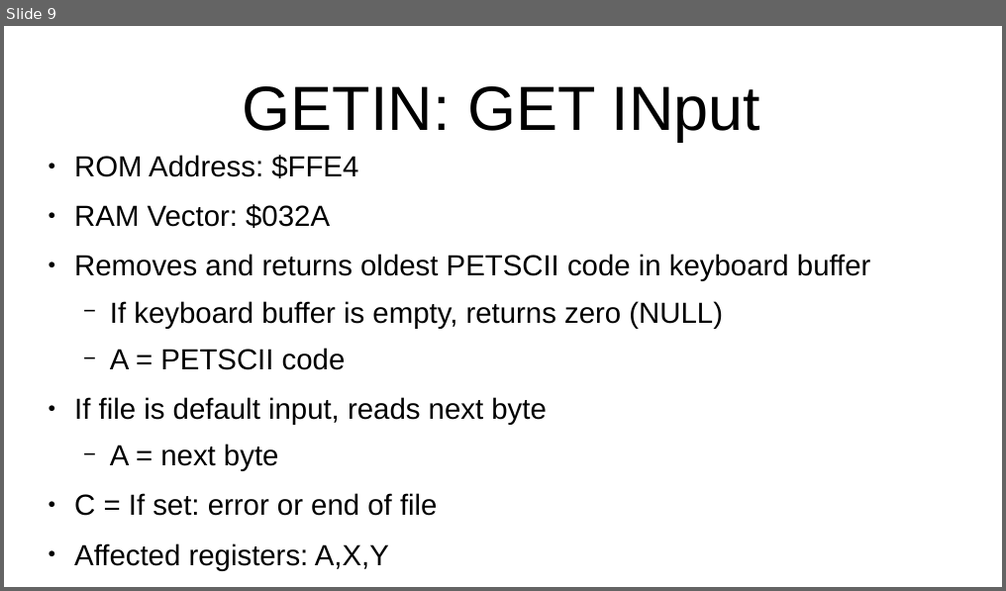
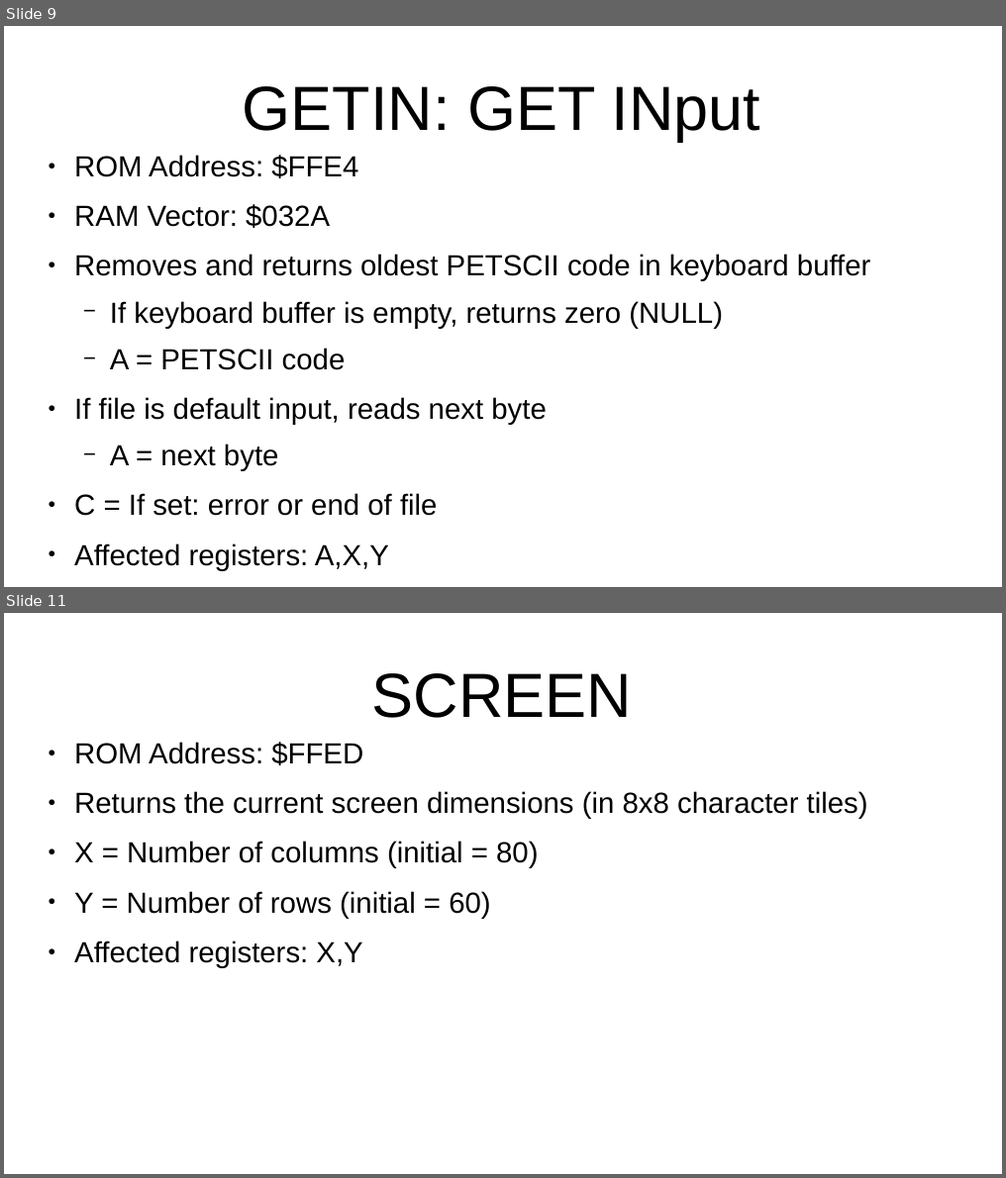
Before and after one commit to SlithyMatt/x16-assembly-tutorial, a slide deck: Lesson8/Lesson8.odp. Shown one above the other, each under a label of ours: slide 9 before the commit, slides 9 and 11 after it; the slides between them are not shown. The pictures are 1006x591 and 1006x1178 pixels, drawn with LibreOffice and Linux fonts; fonts in the diff are those of the drawing. Boxes give left, top, right and bottom in pixels: in the first picture for what was removed or moved away, otherwise in the second. Text is boxed around its words. In the diff, an @@ line names an element or a change of style, - is before the commit and + after.

```diff
--- a/Lesson8/Lesson8.odp
+++ b/Lesson8/Lesson8.odp
@@ slide 11 added at (x1=4, y1=613, x2=1002, y2=1174), background #FFFFFF @@
@@ title added at (x1=372, y1=673, x2=632, y2=718), 60 pt, text #000000 @@
+SCREEN
@@ text added at (x1=74, y1=742, x2=868, y2=968), 28 pt, text #000000 @@
+● ROM Address: $FFED
+● Returns the current screen dimensions (in 8x8 character tiles)
+● X = Number of columns (initial = 80)
+● Y = Number of rows (initial = 60)
+● Affected registers: X,Y
```
Also in this commit, not shown: 3 slides changed, 8 other slides added, 1 slide removed, 1 other file.
